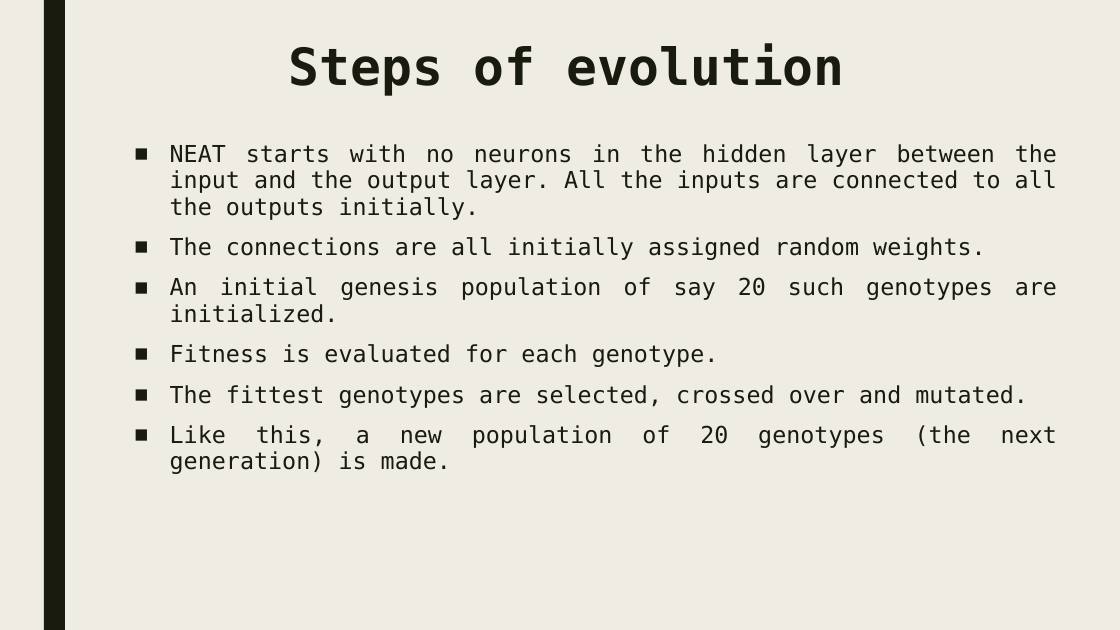
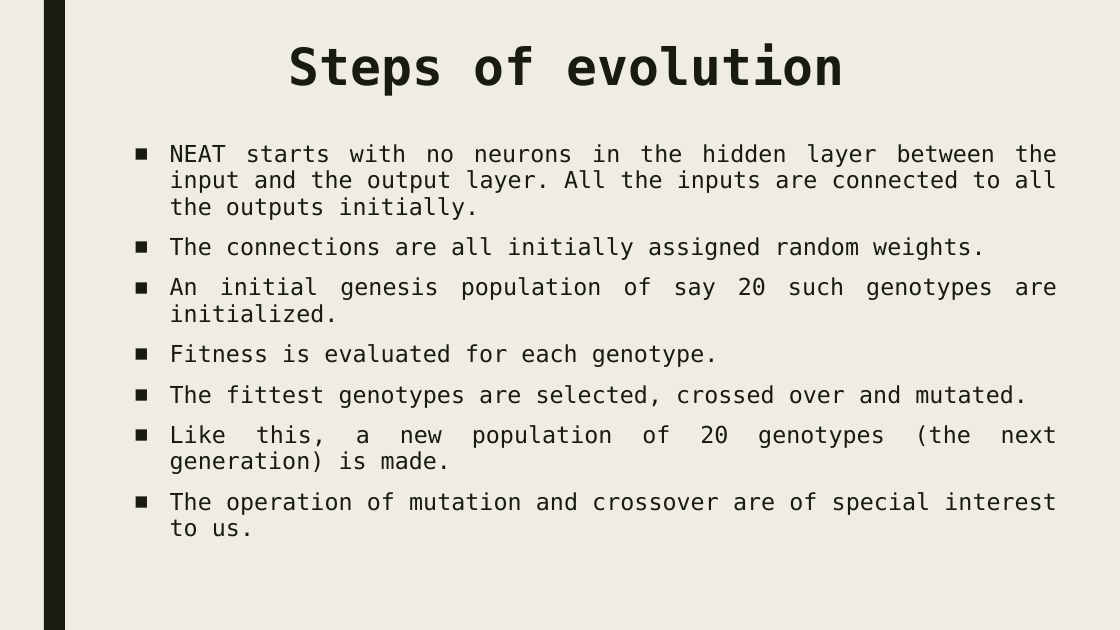
Before and after one commit to bokonist/drone-x, a slide deck: slide 20 of Drone-X-presentation2.pptx. Drawn at 1120x630 pixels with LibreOffice and Linux fonts; fonts in the diff are those of the drawing. Boxes give left, top, right and bottom in pixels: in the first picture for what was removed or moved away, otherwise in the second. Text is boxed around its words. In the diff, an @@ line names an element or a change of style, - is before the commit and + after.

Commit message:
updated presentation

```diff
--- a/Drone-X-presentation2.pptx
+++ b/Drone-X-presentation2.pptx
@@ text at bbox=[170, 492, 1057, 537]: paragraph added @@
+■ The operation of mutation and crossover are of special interest to us.
```
Also in this commit, not shown: 3 slides added.
